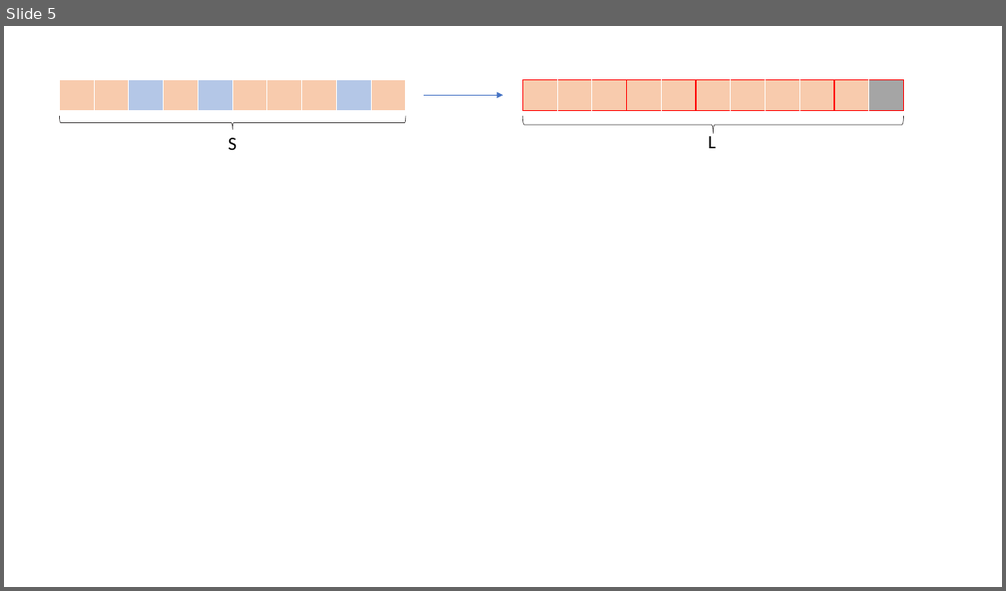
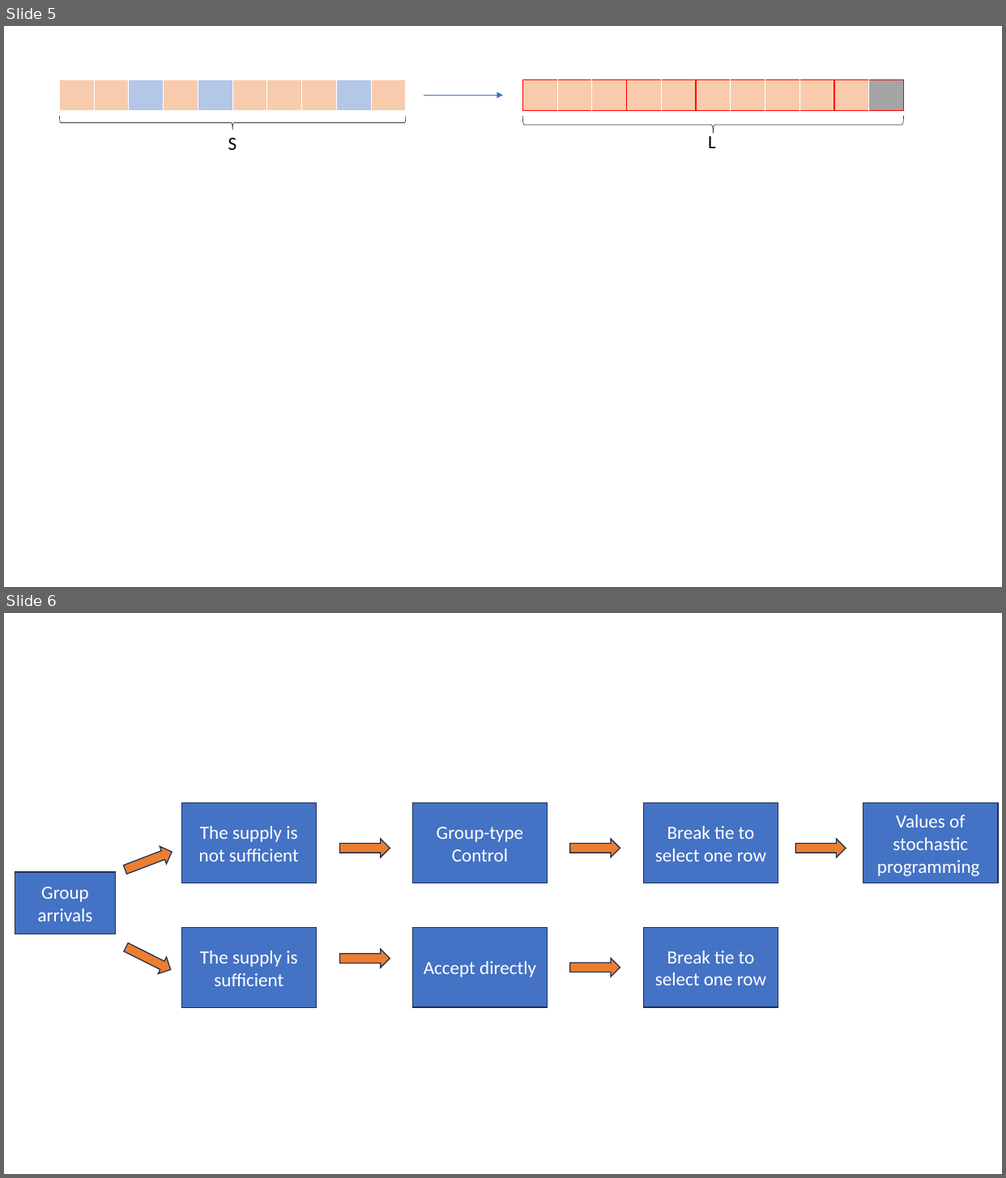
Before and after one commit to Dis-count/HKUST_TOPIC, a slide deck: Beamer/test.pptx. Shown one above the other, each under a label of ours: slide 5 before the commit, slides 5 and 6 after it. The pictures are 1006x591 and 1006x1178 pixels, drawn with LibreOffice and Linux fonts; fonts in the diff are those of the drawing. Boxes give left, top, right and bottom in pixels: in the first picture for what was removed or moved away, otherwise in the second. Text is boxed around its words. In the diff, an @@ line names an element or a change of style, - is before the commit and + after.

```diff
--- a/Beamer/test.pptx
+++ b/Beamer/test.pptx
@@ slide 6 added at [4, 613, 1002, 1174], background #FFFFFF @@
@@ rectangle added at [181, 803, 316, 884], fill #4472C4, outline #1E3256 1 pt, 18 pt, text #FFFFFF @@
+The supply is not sufficient
@@ rectangle added at [413, 803, 548, 884], fill #4472C4, outline #1E3256 1 pt, 18 pt, text #FFFFFF @@
+Group-type Control
@@ rectangle added at [643, 803, 778, 884], fill #4472C4, outline #1E3256 1 pt, 18 pt, text #FFFFFF @@
+Break tie to select one row
@@ rectangle added at [863, 803, 998, 884], fill #4472C4, outline #1E3256 1 pt, 18 pt, text #FFFFFF @@
+Values of stochastic programming
@@ right arrow added at [122, 844, 176, 879], fill #ED7D31, outline #1E3256 1 pt @@
@@ right arrow added at [340, 839, 390, 858], fill #ED7D31, outline #1E3256 1 pt @@
@@ right arrow added at [570, 839, 620, 858], fill #ED7D31, outline #1E3256 1 pt @@
@@ right arrow added at [796, 839, 846, 858], fill #ED7D31, outline #1E3256 1 pt @@
@@ rectangle added at [15, 872, 116, 934], fill #4472C4, outline #1E3256 1 pt, 18 pt, text #FFFFFF @@
+Group arrivals
@@ rectangle added at [181, 928, 316, 1008], fill #4472C4, outline #1E3256 1 pt, 18 pt, text #FFFFFF @@
+The supply is sufficient
@@ rectangle added at [413, 927, 548, 1007], fill #4472C4, outline #1E3256 1 pt, 18 pt, text #FFFFFF @@
+Accept directly
@@ rectangle added at [643, 927, 778, 1007], fill #4472C4, outline #1E3256 1 pt, 18 pt, text #FFFFFF @@
+Break tie to select one row
@@ right arrow added at [121, 939, 175, 978], fill #ED7D31, outline #1E3256 1 pt @@
@@ right arrow added at [340, 949, 390, 968], fill #ED7D31, outline #1E3256 1 pt @@
@@ right arrow added at [570, 958, 620, 977], fill #ED7D31, outline #1E3256 1 pt @@
```
Also in this commit, not shown: 3 slides removed, 9 other files.
